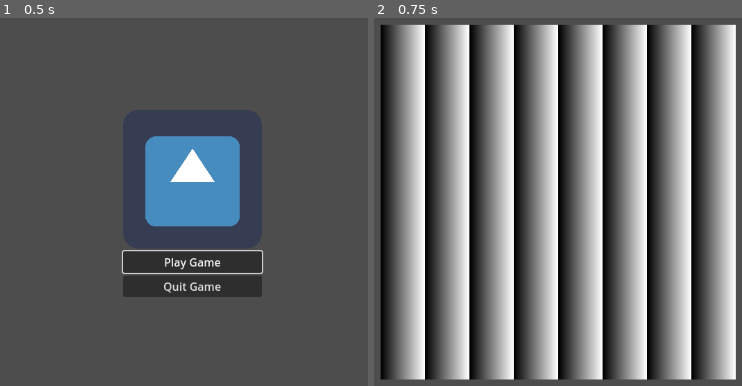
Above: before the commit, frames 1-2 (left to right).
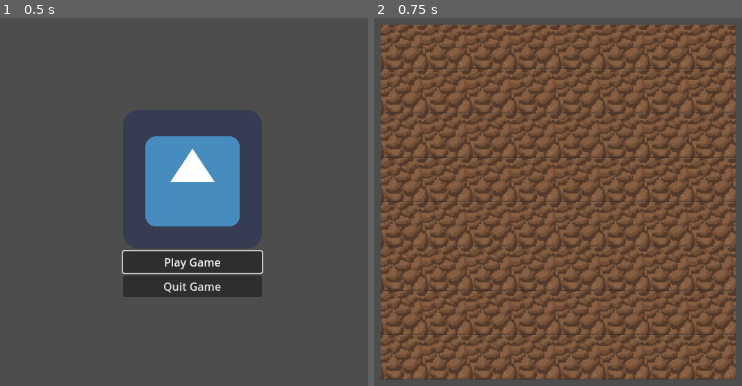
Above: after the commit, the same moments.

Repository: bardunbar/galway-game-jam-23
Game: Godot game, scene res://screens/main_menu/main_menu_scene.tscn
The game is run twice, just before and just after one commit, with the same random seed, the same clock (stepped at 60 frames per second) and the same inputs. The engine's default icon, where the game draws it, is replaced by a stand-in: a white triangle on a blue panel in a dark square.
Inputs:
- Up to frame 1 (0.5 s): no input
- Up to frame 2 (0.75 s): click "Play Game" at 0.5 s

Frame 1 is identical in both runs. In frame 2, 93% of the frame differs, in the area x 1-99%, y 1-99%.

Commit message:
Adds initial grid to game.

Diff:
--- a/project/screens/game/game_scene.tscn
+++ b/project/screens/game/game_scene.tscn
@@ -1,9 +1,7 @@
-[gd_scene load_steps=7 format=3 uid="uid://cfnef885bvt5u"]
+[gd_scene load_steps=5 format=3 uid="uid://cfnef885bvt5u"]
 
 [ext_resource type="Script" uid="uid://cqdnoi24guymt" path="res://screens/game/game_script.gd" id="1_e6mtp"]
-[ext_resource type="Texture2D" uid="uid://ch2c0uus03qn6" path="res://assets/textures/godot_logo.png" id="1_wpo6x"]
 [ext_resource type="PackedScene" uid="uid://c4oy6yui5ffhj" path="res://screens/play_menu/play_menu_scene.tscn" id="2_jjnch"]
-[ext_resource type="Script" uid="uid://buy4c3xhcnogx" path="res://screens/game/twirl.gd" id="2_uald8"]
 [ext_resource type="Script" uid="uid://54y7nga2oqwa" path="res://screens/game/grid/grid.gd" id="5_b275y"]
 [ext_resource type="PackedScene" uid="uid://hv7ajecc3s74" path="res://screens/game/grid/tile.tscn" id="6_6vlqa"]
 
@@ -11,19 +9,10 @@
 script = ExtResource("1_e6mtp")
 play_menu = ExtResource("2_jjnch")
 
-[node name="Sprite2D" type="Sprite2D" parent="."]
-position = Vector2(587, 308)
-scale = Vector2(0.146484, 0.146484)
-texture = ExtResource("1_wpo6x")
-script = ExtResource("2_uald8")
-rate = 1.0
-
 [node name="Grid" type="Node2D" parent="."]
 position = Vector2(170, 49)
 script = ExtResource("5_b275y")
 tile_class = ExtResource("6_6vlqa")
-grid_width = 8
-grid_height = 8
 metadata/_custom_type_script = "uid://54y7nga2oqwa"
 
 [node name="InterfaceLayer" type="CanvasLayer" parent="."]
--- a/project/screens/game/grid/grid.gd
+++ b/project/screens/game/grid/grid.gd
@@ -3,14 +3,15 @@
 
 @export var tile_class: PackedScene
 
-@export var grid_width: int
-@export var grid_height: int
+@export var grid_width: int = 8
+@export var grid_height: int = 8
+@export var tile_size: float = 64.0
 
 func _ready() -> void:
 	for i in range(grid_width):
 		for j in range(grid_height):
 			var tile: Tile = tile_class.instantiate() as Tile
 			tile.position = position
-			tile.position.x += (64 * j)
-			tile.position.y += (64 * i)
+			tile.position.x += (tile_size * j)
+			tile.position.y += (tile_size * i)
 			add_child(tile)
--- a/project/screens/game/grid/tile.tscn
+++ b/project/screens/game/grid/tile.tscn
@@ -1,15 +1,11 @@
-[gd_scene load_steps=4 format=3 uid="uid://hv7ajecc3s74"]
+[gd_scene load_steps=3 format=3 uid="uid://hv7ajecc3s74"]
 
 [ext_resource type="Script" uid="uid://defb5quso33t0" path="res://screens/game/grid/tile.gd" id="1_6oxcn"]
-
-[sub_resource type="Gradient" id="Gradient_6oxcn"]
-
-[sub_resource type="GradientTexture2D" id="GradientTexture2D_xi6y3"]
-gradient = SubResource("Gradient_6oxcn")
+[ext_resource type="Texture2D" uid="uid://ov17un2vb3t7" path="res://assets/textures/earth_placeholder_texture.png" id="2_xi6y3"]
 
 [node name="Tile" type="Node2D"]
 script = ExtResource("1_6oxcn")
 
 [node name="Sprite2D" type="Sprite2D" parent="."]
 scale = Vector2(0.994417, 1)
-texture = SubResource("GradientTexture2D_xi6y3")
+texture = ExtResource("2_xi6y3")
Binary file added: project/assets/textures/earth_placeholder_texture.png
Not shown, added: project/assets/textures/earth_placeholder_texture.png.import
